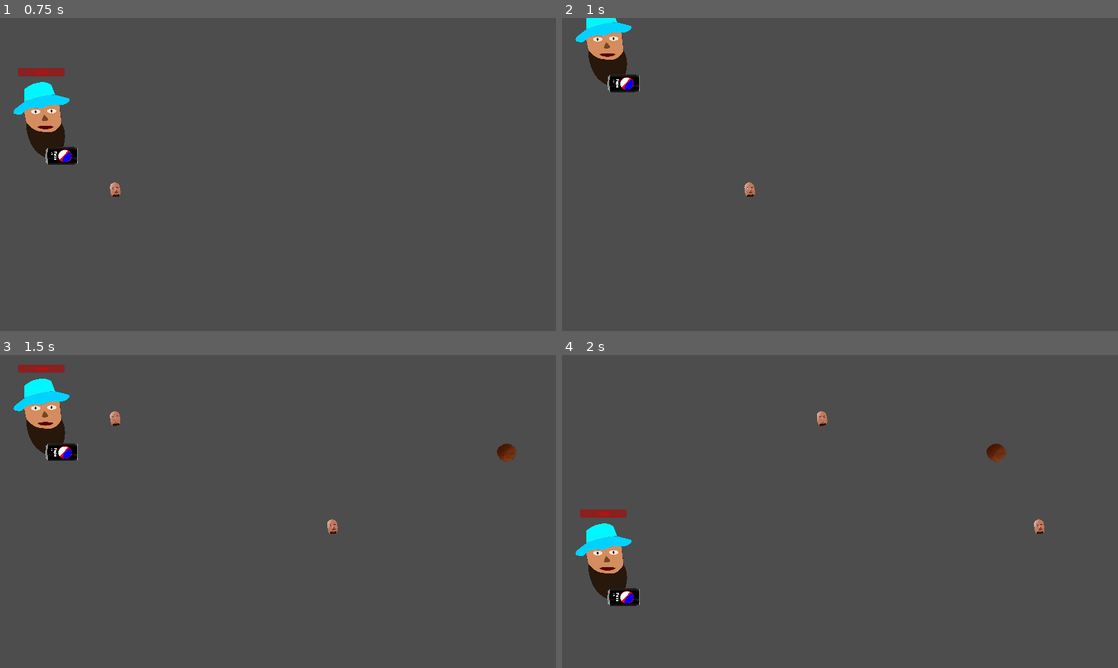
Above: before the commit, frames 1-4 (two rows, left to right).
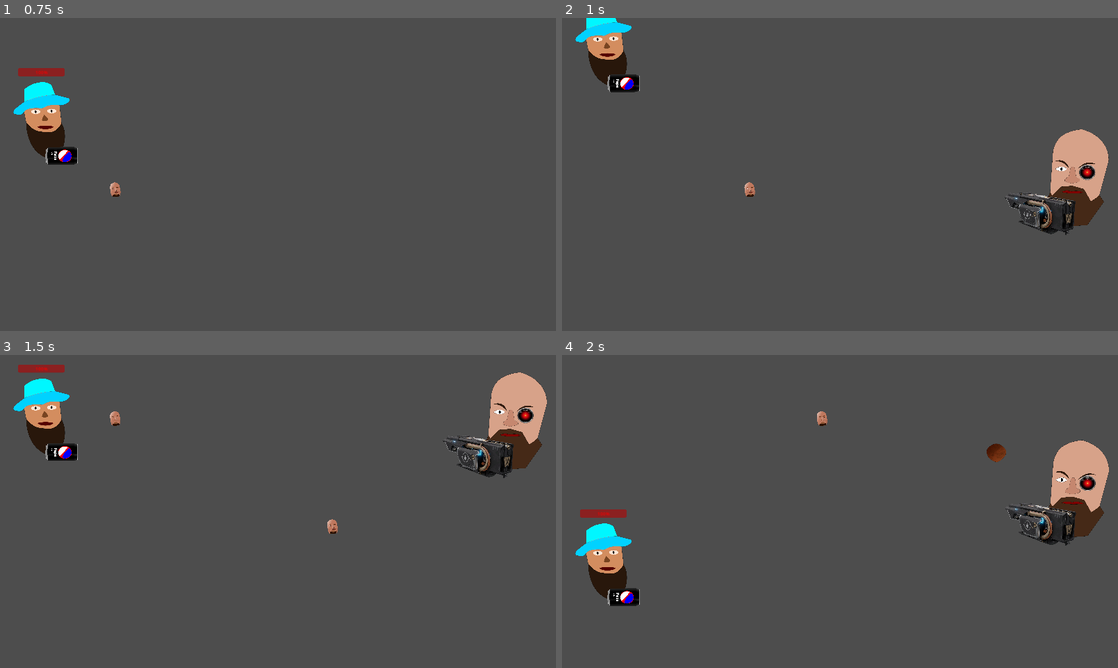
Above: after the commit, the same moments.

Repository: Seakorv/SmokeCheesesOfPapaTrouga
Game: Godot game, scene res://Scenes/kivikyläland.tscn
Two runs of this game, one before a commit and one after it. Both use one fixed random seed, a clock stepped at 60 frames per second and the inputs below. This scene is started directly instead of the project's main scene.
Inputs:
- Up to frame 1 (0.75 s): tap Enter at 0.5 s; hold W (move_up) from 0.53 s (still down); tap Space (shoot_pepemake) at 0.6 s
- Up to frame 2 (1 s): keep holding W (move_up)
- Up to frame 3 (1.5 s): release W (move_up) at 1.28 s; hold S (move_down) from 1.28 s (still down); tap Space (shoot_pepemake) at 1.35 s
- Up to frame 4 (2 s): keep holding S (move_down)

Frame 1 is identical in both runs. In frame 2, 3.2% of the frame differs, in the area x 79-99%, y 35-70%; in frame 3, 3.2%; in frame 4, 3.2%, in the area x 79-99%, y 27-61%.

Commit message:
Added the final boss scene and foodspawns before it

Diff:
--- a/Scenes/jt_nd.tscn
+++ b/Scenes/jt_nd.tscn
@@ -7,6 +7,7 @@
 [node name="Jt_nd" type="Area2D"]
 collision_layer = 8
 script = ExtResource("1_2mygn")
+health = 1
 
 [node name="Jt" type="Sprite2D" parent="."]
 position = Vector2(2.08165e-12, 2.08165e-12)
--- a/Scenes/kivikyläland.tscn
+++ b/Scenes/kivikyläland.tscn
@@ -14,12 +14,13 @@
 [ext_resource type="PackedScene" uid="uid://bclnl5wecvs8j" path="res://Scenes/smiq_ai.tscn" id="11_ll5py"]
 [ext_resource type="PackedScene" uid="uid://b6xcifh3d6swp" path="res://Scenes/jt_ai.tscn" id="12_f6bhc"]
 [ext_resource type="PackedScene" uid="uid://dcxooykg370tq" path="res://Scenes/li_ai.tscn" id="12_o8gmn"]
+[ext_resource type="PackedScene" uid="uid://dtiqgs8dt7dmv" path="res://Scenes/korv_boss_scene.tscn" id="14_be21v"]
 
 [node name="Kivikyläland" type="Node2D"]
 rotation = -0.000465051
 script = ExtResource("1_f8oof")
 foodScenes = Array[PackedScene]([ExtResource("2_va0ts"), ExtResource("3_rwdky"), ExtResource("4_4j3as"), ExtResource("5_ixm6y"), ExtResource("6_rbx6j"), ExtResource("7_cb03f"), ExtResource("8_biju8")])
-bossScenes = Array[PackedScene]([ExtResource("11_55n1u"), ExtResource("10_lyykh"), ExtResource("11_ll5py"), ExtResource("12_f6bhc"), ExtResource("12_o8gmn")])
+bossScenes = Array[PackedScene]([ExtResource("11_55n1u"), ExtResource("10_lyykh"), ExtResource("11_ll5py"), ExtResource("12_f6bhc"), ExtResource("12_o8gmn"), ExtResource("14_be21v")])
 
 [node name="FoodSpawnTimerOne" type="Timer" parent="."]
 autostart = true
@@ -33,6 +34,9 @@
 [node name="FoodSpawnTimerFour" type="Timer" parent="."]
 wait_time = 0.3
 
+[node name="FoodSpawnTimerFive" type="Timer" parent="."]
+wait_time = 0.2
+
 [node name="PapaT" parent="." instance=ExtResource("2_d8r7w")]
 position = Vector2(149, 532)
 
@@ -45,8 +49,9 @@
 
 [node name="BossContainer" type="Node2D" parent="."]
 
+[connection signal="timeout" from="FoodSpawnTimerOne" to="." method="_on_food_spawn_timer_one_timeout"]
 [connection signal="timeout" from="FoodSpawnTimerOne" to="." method="_on_bad_food_spawn_timer_timeout"]
-[connection signal="timeout" from="FoodSpawnTimerOne" to="." method="_on_food_spawn_timer_one_timeout"]
 [connection signal="timeout" from="FoodSpawnTimerTwo" to="." method="_on_food_spawn_timer_two_timeout"]
 [connection signal="timeout" from="FoodSpawnTimerThree" to="." method="_on_food_spawn_timer_three_timeout"]
 [connection signal="timeout" from="FoodSpawnTimerFour" to="." method="_on_food_spawn_timer_four_timeout"]
+[connection signal="timeout" from="FoodSpawnTimerFive" to="." method="_on_food_spawn_timer_five_timeout"]
--- /dev/null
+++ b/Scenes/korv_boss_scene.tscn
@@ -0,0 +1,11 @@
+[gd_scene load_steps=6 format=3 uid="uid://dtiqgs8dt7dmv"]
+
+[ext_resource type="Script" path="res://Scripts/test_scene.gd" id="1_7ybm3"]
+[ext_resource type="PackedScene" uid="uid://dcnvcr8n1ikfp" path="res://Scenes/korv_boss_start_cutscene.tscn" id="2_conqf"]
+[ext_resource type="PackedScene" uid="uid://c5otqsp6rdtx4" path="res://Scenes/seakorv_phase_one_ai.tscn" id="3_s8i7o"]
+[ext_resource type="PackedScene" uid="uid://c0avl0t83anq" path="res://Scenes/korv_phase_transition_cutscene.tscn" id="4_dh47k"]
+[ext_resource type="PackedScene" uid="uid://rdmaiom0dxob" path="res://Scenes/seakorv_phase_two_ai.tscn" id="5_unf3u"]
+
+[node name="KorvBossScene" type="Node2D"]
+script = ExtResource("1_7ybm3")
+scene_array = Array[PackedScene]([ExtResource("2_conqf"), ExtResource("3_s8i7o"), ExtResource("4_dh47k"), ExtResource("5_unf3u")])
--- a/Scenes/korv_boss_start_cutscene.tscn
+++ b/Scenes/korv_boss_start_cutscene.tscn
@@ -2,6 +2,21 @@
 
 [ext_resource type="Script" path="res://Scripts/korv_boss_start_cutscene.gd" id="1_dnoq0"]
 [ext_resource type="PackedScene" uid="uid://u244h2j2y1vq" path="res://Scenes/seakorv.tscn" id="1_et75w"]
+
+[sub_resource type="Animation" id="Animation_3c1bd"]
+length = 0.001
+tracks/0/type = "value"
+tracks/0/imported = false
+tracks/0/enabled = true
+tracks/0/path = NodePath("AnimationPlayer/Seakorv:position")
+tracks/0/interp = 1
+tracks/0/loop_wrap = true
+tracks/0/keys = {
+"times": PackedFloat32Array(0),
+"transitions": PackedFloat32Array(1),
+"update": 0,
+"values": [Vector2(2589, 602)]
+}
 
 [sub_resource type="Animation" id="Animation_dng6o"]
 resource_name = "korvStart"
@@ -17,21 +32,6 @@
 "transitions": PackedFloat32Array(1, 1),
 "update": 0,
 "values": [Vector2(2589, 602), Vector2(1550, 600)]
-}
-
-[sub_resource type="Animation" id="Animation_3c1bd"]
-length = 0.001
-tracks/0/type = "value"
-tracks/0/imported = false
-tracks/0/enabled = true
-tracks/0/path = NodePath("AnimationPlayer/Seakorv:position")
-tracks/0/interp = 1
-tracks/0/loop_wrap = true
-tracks/0/keys = {
-"times": PackedFloat32Array(0),
-"transitions": PackedFloat32Array(1),
-"update": 0,
-"values": [Vector2(2589, 602)]
 }
 
 [sub_resource type="AnimationLibrary" id="AnimationLibrary_v63mk"]
--- a/Scenes/korv_phase_transition_cutscene.tscn
+++ b/Scenes/korv_phase_transition_cutscene.tscn
@@ -3,6 +3,93 @@
 [ext_resource type="Script" path="res://Scripts/korv_phase_transition_cutscene.gd" id="1_kpwnf"]
 [ext_resource type="PackedScene" uid="uid://u244h2j2y1vq" path="res://Scenes/seakorv.tscn" id="1_lhvwp"]
 [ext_resource type="PackedScene" uid="uid://b04jabb3ses3s" path="res://Scenes/jt_nd.tscn" id="2_32uv8"]
+
+[sub_resource type="Animation" id="Animation_hoy63"]
+length = 0.001
+tracks/0/type = "value"
+tracks/0/imported = false
+tracks/0/enabled = true
+tracks/0/path = NodePath("AnimationPlayer/Seakorv:position")
+tracks/0/interp = 1
+tracks/0/loop_wrap = true
+tracks/0/keys = {
+"times": PackedFloat32Array(0),
+"transitions": PackedFloat32Array(1),
+"update": 0,
+"values": [Vector2(1550, 600)]
+}
+tracks/1/type = "value"
+tracks/1/imported = false
+tracks/1/enabled = true
+tracks/1/path = NodePath("AnimationPlayer/Seakorv:rotation")
+tracks/1/interp = 1
+tracks/1/loop_wrap = true
+tracks/1/keys = {
+"times": PackedFloat32Array(0),
+"transitions": PackedFloat32Array(1),
+"update": 0,
+"values": [0.0]
+}
+tracks/2/type = "value"
+tracks/2/imported = false
+tracks/2/enabled = true
+tracks/2/path = NodePath("AnimationPlayer/Jt_nd:position")
+tracks/2/interp = 1
+tracks/2/loop_wrap = true
+tracks/2/keys = {
+"times": PackedFloat32Array(0),
+"transitions": PackedFloat32Array(1),
+"update": 0,
+"values": [Vector2(2180, 889)]
+}
+tracks/3/type = "value"
+tracks/3/imported = false
+tracks/3/enabled = true
+tracks/3/path = NodePath("AnimationPlayer/Jt_nd:rotation")
+tracks/3/interp = 1
+tracks/3/loop_wrap = true
+tracks/3/keys = {
+"times": PackedFloat32Array(0),
+"transitions": PackedFloat32Array(1),
+"update": 0,
+"values": [0.0]
+}
+tracks/4/type = "value"
+tracks/4/imported = false
+tracks/4/enabled = true
+tracks/4/path = NodePath("AnimationPlayer/Jt_nd:skew")
+tracks/4/interp = 1
+tracks/4/loop_wrap = true
+tracks/4/keys = {
+"times": PackedFloat32Array(0),
+"transitions": PackedFloat32Array(1),
+"update": 0,
+"values": [-1.21107e-17]
+}
+tracks/5/type = "value"
+tracks/5/imported = false
+tracks/5/enabled = true
+tracks/5/path = NodePath("AnimationPlayer/Jt_nd:scale")
+tracks/5/interp = 1
+tracks/5/loop_wrap = true
+tracks/5/keys = {
+"times": PackedFloat32Array(0),
+"transitions": PackedFloat32Array(1),
+"update": 0,
+"values": [Vector2(1, 1)]
+}
+tracks/6/type = "value"
+tracks/6/imported = false
+tracks/6/enabled = true
+tracks/6/path = NodePath("AnimationPlayer/Seakorv:scale")
+tracks/6/interp = 1
+tracks/6/loop_wrap = true
+tracks/6/keys = {
+"times": PackedFloat32Array(0),
+"transitions": PackedFloat32Array(1),
+"update": 0,
+"values": [Vector2(1.249, 1.217)]
+}
 
 [sub_resource type="Animation" id="Animation_qyjmf"]
 resource_name = "korvDeath"
@@ -92,93 +179,6 @@
 "values": [Vector2(1.249, 1.217), Vector2(1.4, 1.364)]
 }
 
-[sub_resource type="Animation" id="Animation_hoy63"]
-length = 0.001
-tracks/0/type = "value"
-tracks/0/imported = false
-tracks/0/enabled = true
-tracks/0/path = NodePath("AnimationPlayer/Seakorv:position")
-tracks/0/interp = 1
-tracks/0/loop_wrap = true
-tracks/0/keys = {
-"times": PackedFloat32Array(0),
-"transitions": PackedFloat32Array(1),
-"update": 0,
-"values": [Vector2(1550, 600)]
-}
-tracks/1/type = "value"
-tracks/1/imported = false
-tracks/1/enabled = true
-tracks/1/path = NodePath("AnimationPlayer/Seakorv:rotation")
-tracks/1/interp = 1
-tracks/1/loop_wrap = true
-tracks/1/keys = {
-"times": PackedFloat32Array(0),
-"transitions": PackedFloat32Array(1),
-"update": 0,
-"values": [0.0]
-}
-tracks/2/type = "value"
-tracks/2/imported = false
-tracks/2/enabled = true
-tracks/2/path = NodePath("AnimationPlayer/Jt_nd:position")
-tracks/2/interp = 1
-tracks/2/loop_wrap = true
-tracks/2/keys = {
-"times": PackedFloat32Array(0),
-"transitions": PackedFloat32Array(1),
-"update": 0,
-"values": [Vector2(2180, 889)]
-}
-tracks/3/type = "value"
-tracks/3/imported = false
-tracks/3/enabled = true
-tracks/3/path = NodePath("AnimationPlayer/Jt_nd:rotation")
-tracks/3/interp = 1
-tracks/3/loop_wrap = true
-tracks/3/keys = {
-"times": PackedFloat32Array(0),
-"transitions": PackedFloat32Array(1),
-"update": 0,
-"values": [0.0]
-}
-tracks/4/type = "value"
-tracks/4/imported = false
-tracks/4/enabled = true
-tracks/4/path = NodePath("AnimationPlayer/Jt_nd:skew")
-tracks/4/interp = 1
-tracks/4/loop_wrap = true
-tracks/4/keys = {
-"times": PackedFloat32Array(0),
-"transitions": PackedFloat32Array(1),
-"update": 0,
-"values": [-1.21107e-17]
-}
-tracks/5/type = "value"
-tracks/5/imported = false
-tracks/5/enabled = true
-tracks/5/path = NodePath("AnimationPlayer/Jt_nd:scale")
-tracks/5/interp = 1
-tracks/5/loop_wrap = true
-tracks/5/keys = {
-"times": PackedFloat32Array(0),
-"transitions": PackedFloat32Array(1),
-"update": 0,
-"values": [Vector2(1, 1)]
-}
-tracks/6/type = "value"
-tracks/6/imported = false
-tracks/6/enabled = true
-tracks/6/path = NodePath("AnimationPlayer/Seakorv:scale")
-tracks/6/interp = 1
-tracks/6/loop_wrap = true
-tracks/6/keys = {
-"times": PackedFloat32Array(0),
-"transitions": PackedFloat32Array(1),
-"update": 0,
-"values": [Vector2(1.249, 1.217)]
-}
-
 [sub_resource type="AnimationLibrary" id="AnimationLibrary_omgfk"]
 _data = {
 "RESET": SubResource("Animation_hoy63"),
@@ -200,4 +200,4 @@
 
 [node name="Jt_nd" parent="AnimationPlayer" instance=ExtResource("2_32uv8")]
 position = Vector2(2180, 889)
-health = 10000
+health = 10000000
--- a/Scenes/rixa.tscn
+++ b/Scenes/rixa.tscn
@@ -8,7 +8,7 @@
 position = Vector2(2.08165e-12, 2.08165e-12)
 collision_layer = 8
 script = ExtResource("2_kgmih")
-health = 25
+health = 1
 
 [node name="Sprite2D" type="Sprite2D" parent="."]
 position = Vector2(2.08165e-12, 2.08165e-12)
--- a/Scenes/smiq.tscn
+++ b/Scenes/smiq.tscn
@@ -8,7 +8,7 @@
 collision_layer = 8
 collision_mask = 4
 script = ExtResource("1_ekpxp")
-health = 35
+health = 1
 
 [node name="Sprite2D" type="Sprite2D" parent="."]
 position = Vector2(-1.00002, 1.00006)
--- a/Scenes/test_scene.tscn
+++ /dev/null
@@ -1,17 +0,0 @@
-[gd_scene load_steps=7 format=3 uid="uid://dtiqgs8dt7dmv"]
-
-[ext_resource type="PackedScene" uid="uid://c0avl0t83anq" path="res://Scenes/korv_phase_transition_cutscene.tscn" id="1_gayt6"]
-[ext_resource type="Script" path="res://Scripts/test_scene.gd" id="1_lqnik"]
-[ext_resource type="PackedScene" uid="uid://dcnvcr8n1ikfp" path="res://Scenes/korv_boss_start_cutscene.tscn" id="2_f7y3k"]
-[ext_resource type="PackedScene" uid="uid://c5otqsp6rdtx4" path="res://Scenes/seakorv_phase_one_ai.tscn" id="2_i0p5b"]
-[ext_resource type="PackedScene" uid="uid://bfmnvh7fn6avc" path="res://Scenes/player.tscn" id="2_rqbnh"]
-[ext_resource type="PackedScene" uid="uid://rdmaiom0dxob" path="res://Scenes/seakorv_phase_two_ai.tscn" id="4_hcxwv"]
-
-[node name="TestScene" type="Node2D"]
-script = ExtResource("1_lqnik")
-scene_array = Array[PackedScene]([ExtResource("2_f7y3k"), ExtResource("2_i0p5b"), ExtResource("1_gayt6"), ExtResource("4_hcxwv")])
-
-[node name="PapaT" parent="." instance=ExtResource("2_rqbnh")]
-position = Vector2(178, 460)
-
-[node name="PepeMakeAse" type="Node2D" parent="."]
--- a/Scenes/thicc_boi.tscn
+++ b/Scenes/thicc_boi.tscn
@@ -7,7 +7,7 @@
 [node name="ThiccBoi" instance=ExtResource("1_g3d4h")]
 script = ExtResource("2_ar0np")
 damage = -5
-health = 60
+health = 1
 speed = 750
 
 [node name="Sprite2D" parent="." index="0"]
--- a/Scenes/thini_boi.tscn
+++ b/Scenes/thini_boi.tscn
@@ -6,7 +6,7 @@
 
 [node name="ThiniBoi" instance=ExtResource("1_oj6p2")]
 script = ExtResource("2_xrkv5")
-health = 25
+health = 1
 speed = 200
 
 [node name="Sprite2D" parent="." index="0"]
--- a/Scripts/gee_bullet.gd
+++ b/Scripts/gee_bullet.gd
@@ -18,7 +18,7 @@
 	if area is Boss:
 		area.im_hurt()
 		queue_free()
-	if area is BossAmmo:
+	if area is Jotunn_ball:
 		queue_free()
 	if area is Burgund_Stew:
 		area.take_damage()
--- a/Scripts/kivikyläland.gd
+++ b/Scripts/kivikyläland.gd
@@ -9,6 +9,7 @@
 @onready var timer2 = $FoodSpawnTimerTwo
 @onready var timer3 = $FoodSpawnTimerThree
 @onready var timer4 = $FoodSpawnTimerFour
+@onready var timer5 = $FoodSpawnTimerFive
 @onready var food_container = $FoodContainer
 @onready var boss_container = $BossContainer
 
@@ -16,7 +17,6 @@
 var how_many_food = 0
 var player = null
 var boss = null
-
 
 
 func _ready():
@@ -42,16 +42,16 @@
 #Timer for first food spawns before Rixa
 func _on_food_spawn_timer_one_timeout():
 	#test
-	if how_many_food == 0:
+	#if how_many_food == 0:
 	#	spawn_boss(3)
-		timer1.stop()
+	# 	timer1.stop()
 	#	timer4.start()
 	#
 	how_many_food += 1
 	spawn_food(30, 10, 30, 15, 8, 6, 1, 1)
 	if how_many_food == 10:
 		spawn_stew(1)
-	if how_many_food == 20:
+	if how_many_food == 1: #20
 		timer1.stop()
 		spawn_boss(1)
 		how_many_food = 0
@@ -73,9 +73,14 @@
 	boss_container.add_child(boss)
 
 
+func spawn_final_scene():
+	var scene = bossScenes[5].instantiate()
+	boss_container.add_child(scene)
+
 func _boss_death(is_dead):
 	if is_dead:
 		timer_starter(boss.get_index()+1)
+
 
 
 # Giving an int from zero to six, which food will be chosen. Give percentages in parameters. Don't exeed 100 lol
@@ -112,7 +117,7 @@
 
 
 func timer_starter(which_timer):
-	var timers_array = [timer1, timer2, timer3, timer4]
+	var timers_array = [timer1, timer2, timer3, timer4, timer5]
 	timers_array[which_timer].start()
 
 
@@ -121,7 +126,7 @@
 	spawn_food(33, 12, 25, 15, 8, 6, 1, 1.1)
 	if how_many_food == 20 or how_many_food == 40:
 		spawn_stew(1.3)
-	if how_many_food == 50:
+	if how_many_food == 1: #50
 		timer2.stop()
 		spawn_boss(2)
 		how_many_food = 0
@@ -138,7 +143,7 @@
 	if how_many_food == 90:
 		for n in 3:
 			spawn_stew(1.7)
-	if how_many_food == 100:
+	if how_many_food == 1: #100
 		timer3.stop()
 		spawn_boss(3)
 		how_many_food = 0
@@ -156,7 +161,45 @@
 	if how_many_food == 140:
 		for n in 6:
 			spawn_stew(2)
-	if how_many_food == 155:
+	if how_many_food == 1: #155
 		timer4.stop()
 		spawn_boss(4)
 		how_many_food = 0
+
+
+func _on_food_spawn_timer_five_timeout():
+	how_many_food += 1
+	spawn_food(45,25,10,5,5,5,5,1.6)
+	if how_many_food == 5:
+		spawn_food_wall(0, 0.7)
+	if how_many_food == 20:
+		for n in 3:
+			spawn_stew(2)
+	if how_many_food == 50:
+		spawn_food_wall(2, 2)
+	if how_many_food == 70:
+		for n in 5:
+			spawn_stew(2)
+	if how_many_food == 90:
+		spawn_food_wall(1, 1.5)
+	if how_many_food == 120:
+		spawn_food_wall(1, 1.3)
+	if how_many_food == 140:
+		spawn_food_wall(0, 1.5)
+	if how_many_food == 170:
+		for n in 100:
+			spawn_stew(0.8 )
+	if how_many_food >= 200:
+		pass
+	if how_many_food == 250:
+		timer5.stop()
+		spawn_final_scene()
+		how_many_food = 0
+
+#function which spawns a food wall with 500 food units. which_food is the index which will choose the food and speedmultiplier is self explanatory
+func spawn_food_wall(which_food, speedmultiplier):
+	for n in 500:
+		var foodwallfood = foodScenes[which_food].instantiate()
+		foodwallfood.speed_multiplier = speedmultiplier
+		foodwallfood.global_position = food_spawn_location()
+		food_container.add_child(foodwallfood)
--- a/Scripts/rixa_bullet.gd
+++ b/Scripts/rixa_bullet.gd
@@ -1,4 +1,4 @@
-extends BossAmmo
+class_name Jotunn_ball extends BossAmmo
 
 @export var speed = 300
 
--- a/Scripts/test_scene.gd
+++ b/Scripts/test_scene.gd
@@ -1,15 +1,15 @@
-extends Node2D
+class_name Final_Boss extends Node2D
 
 @export var scene_array: Array[PackedScene] = []
 var current_scene
 
-@onready var player = $PapaT
-@onready var pepe_make_ase = $PepeMakeAse
+#@onready var player = $PapaT
+#@onready var pepe_make_ase = $PepeMakeAse
 #var cutscene = preload("res://Scenes/korv_phase_transition_cutscene.tscn")
 
 # Called when the node enters the scene tree for the first time.
 func _ready():
-	player.pepeM_shot.connect(_on_player_gee_shot)
+	#player.pepeM_shot.connect(_on_player_gee_shot)
 	current_scene = scene_array[0].instantiate()
 	add_child(current_scene)
 	#if scenecounter == 0:
@@ -44,8 +44,10 @@
 func _scene4_done(is_boss_deads):
 	pass
 
-
+#func for player shooting, testing purposes
+"""
 func _on_player_gee_shot(gee_scene, location):
 	var gee = gee_scene.instantiate()
 	gee.global_position = location
 	pepe_make_ase.add_child(gee)
+"""
Not shown: 1 places in Scenes/kivikyläland.tscn that only renumber resources
Not shown: 1 places in Scenes/seakorv_phase_one_ai.tscn that only renumber resources
